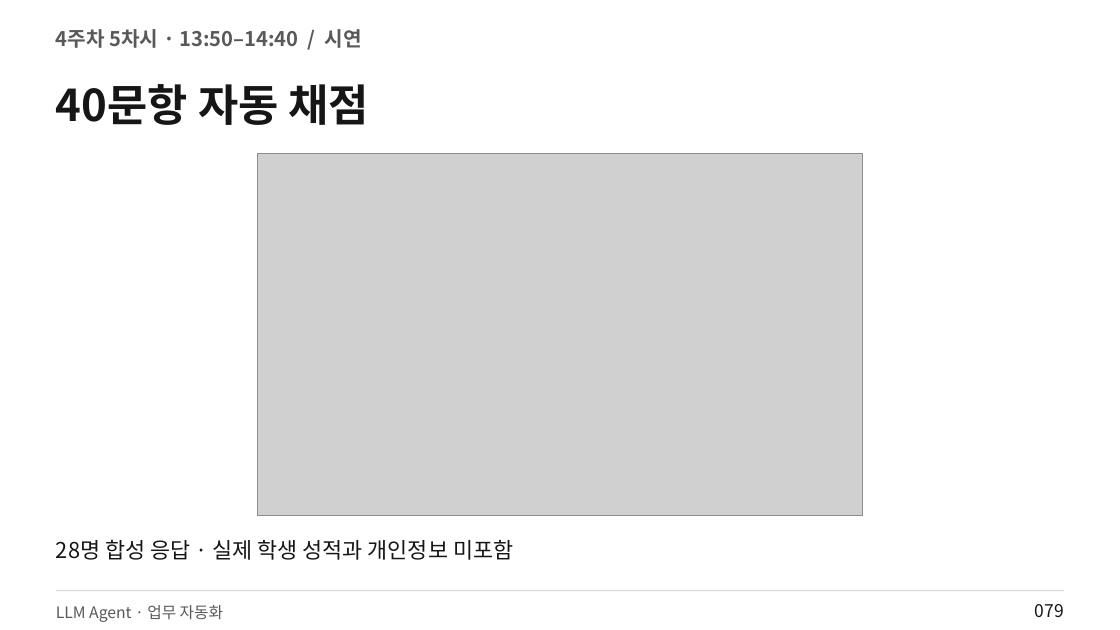
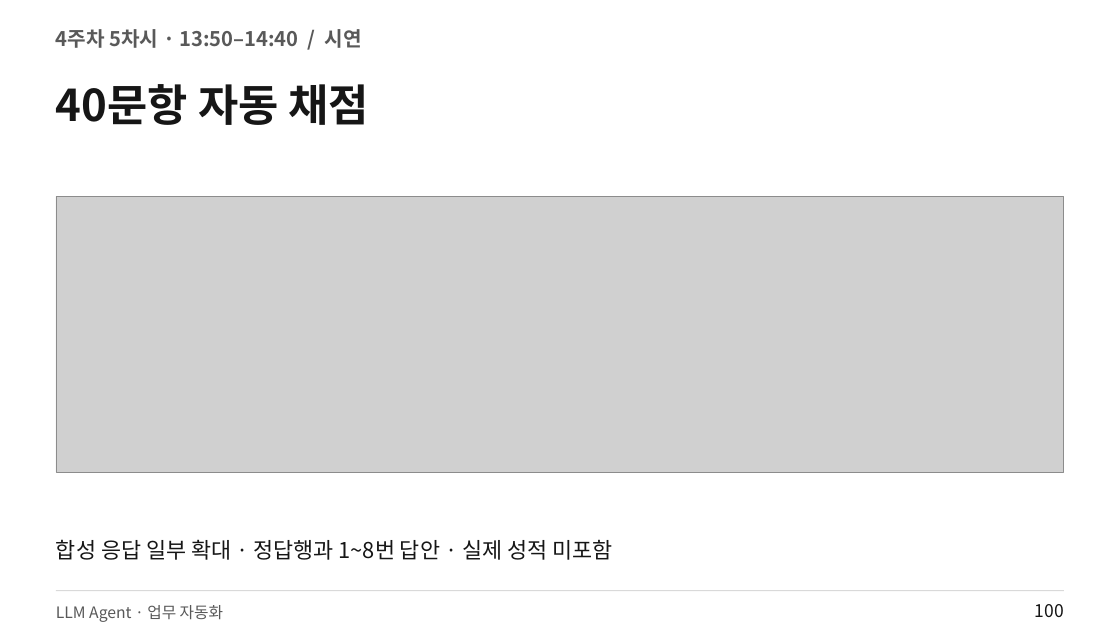
Before and after one commit to smilesjcha/llm-agent-and-workflow-automation, a slide deck: slide 100 of slides/IPA_LLM_Agent_업무자동화_Day4_2026_PR_DOCUMENT.pptx (slide 79 before the commit). Drawn at 1120x630 pixels with LibreOffice and Linux fonts; fonts in the diff are those of the drawing; grey boxes stand for pictures. Boxes give left, top, right and bottom in pixels: in the first picture for what was removed or moved away, otherwise in the second. Text is boxed around its words. In the diff, an @@ line names an element or a change of style, - is before the commit and + after.

```diff
--- a/slides/IPA_LLM_Agent_업무자동화_Day4_2026_PR_DOCUMENT.pptx
+++ b/slides/IPA_LLM_Agent_업무자동화_Day4_2026_PR_DOCUMENT.pptx
@@ picture: place and size @@
-picture at box(257, 153, 863, 515)
+picture at box(56, 197, 1065, 472)
@@ text at box(56, 539, 612, 560): text changed @@
-28명 합성 응답 · 실제 학생 성적과 개인정보 미포함
+합성 응답 일부 확대 · 정답행과 1~8번 답안 · 실제 성적 미포함
@@ text at box(1035, 604, 1064, 617): text changed @@
-079
+100
```
Also in this commit, not shown: 131 other slides changed, 55 slides added, 6 other files.
